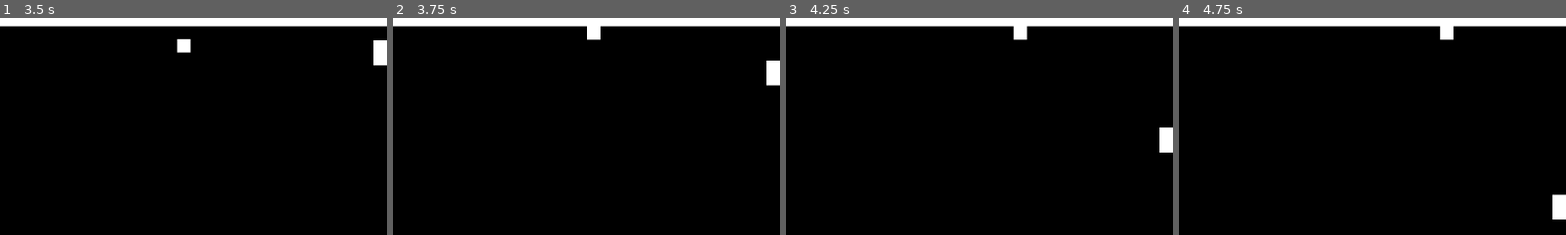
Above: before the commit, frames 1-4 (left to right).
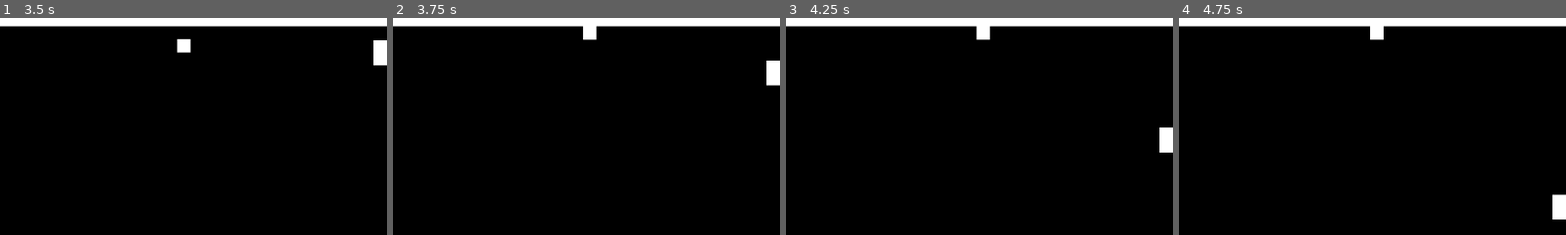
Above: after the commit, the same moments.

Repository: Haigsov/pong
Game: Godot game, scene res://main/main.tscn
The game is run twice, just before and just after one commit, with the same random seed, the same clock (stepped at 60 frames per second) and the same inputs.
Inputs:
- Up to frame 1 (3.5 s): hold W (player 2 up) 0.53-1.28 s; hold S (player 2 down) 1.28-2.03 s; hold W (player 2 up) from 2.03 s (still down)
- Up to frame 2 (3.75 s): release W (player 2 up) at 3.53 s; hold S (player 2 down) from 3.53 s (still down)
- Up to frame 3 (4.25 s): keep holding S (player 2 down)
- Up to frame 4 (4.75 s): keep holding S (player 2 down)
The pictures show only the part of the screen within x 50-100%, y 1-51%; the shares and areas given below are measured in that part.

Frame 1 is identical in both runs. In frame 2, 0.2% of the frame differs, in the area x 49-54%, y 3-11%; in frame 3, 0.5%, in the area x 49-63%, y 3-11%; in frame 4, 0.5%.

Commit message:
Update ball.gd

Diff:
--- a/ball/ball.gd
+++ b/ball/ball.gd
@@ -10,6 +10,8 @@
 #func _ready() -> void:
 	#collision_shape_2d.
 
-func _physics_process(_delta: float) -> void:
+func _physics_process(delta: float) -> void:
 	velocity = Vector2(100, -100) * multiplier
-	move_and_slide()
+	var collision:KinematicCollision2D = move_and_collide(velocity * delta)
+	if collision:
+		print(collision.get_collider().name)
